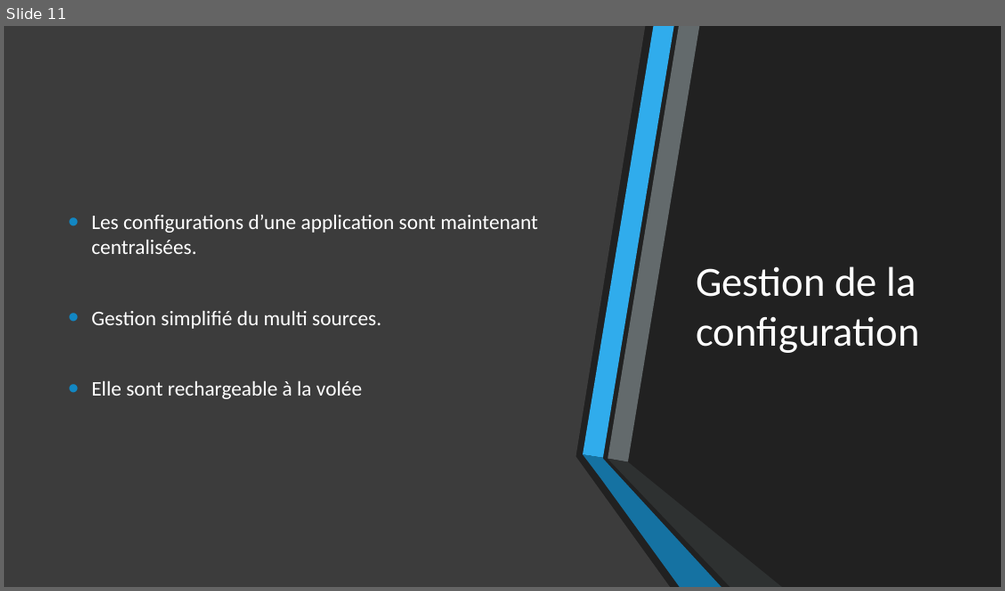
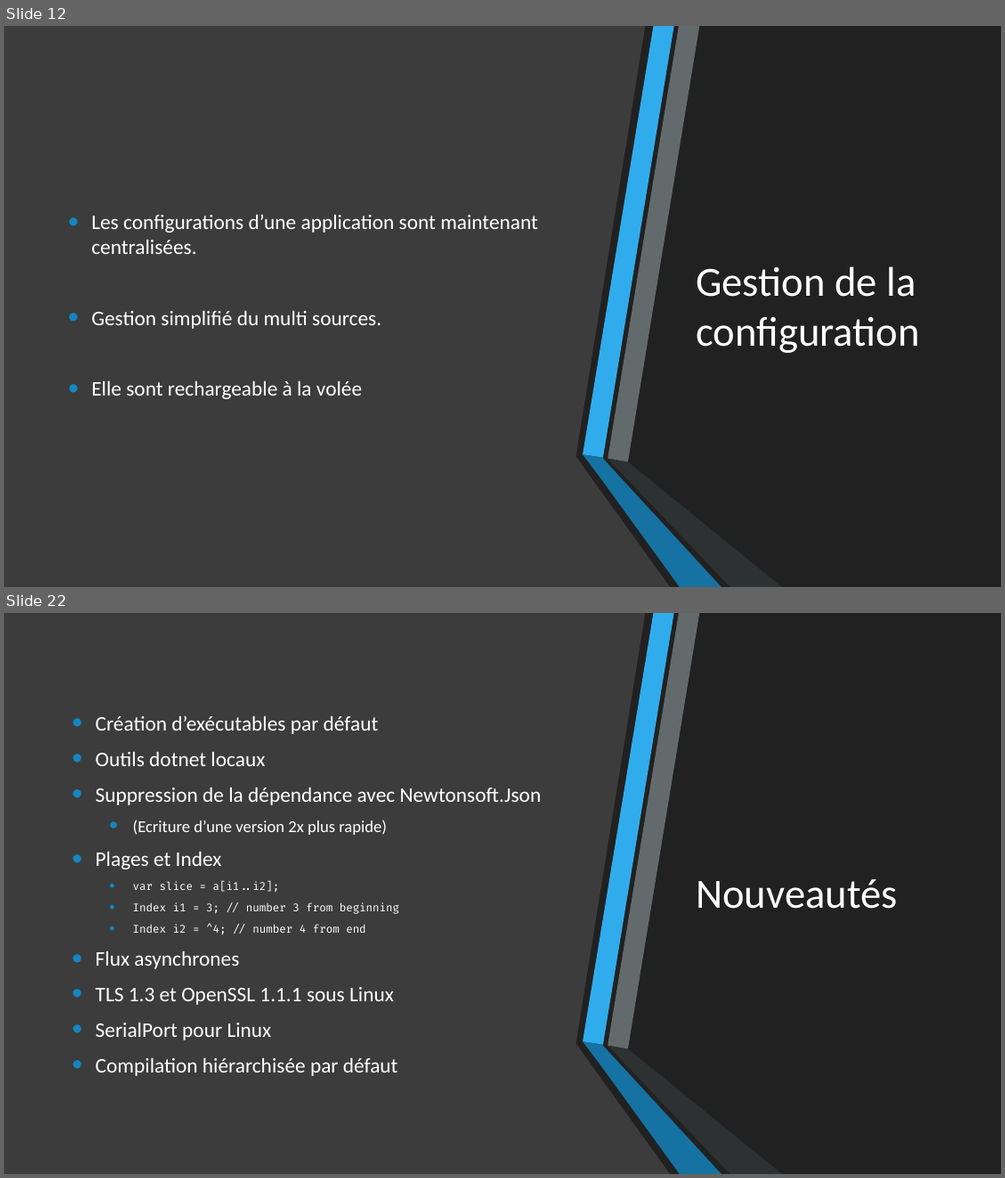
Before and after one commit to 74nu5/Meetup-MUG.net-05-02-2019, a slide deck: Présentation.pptx. Shown one above the other, each under a label of ours: slide 11 before the commit, slides 12 and 22 after it; the slides between them are not shown. The pictures are 1005x591 and 1005x1178 pixels, drawn with LibreOffice and Linux fonts; fonts in the diff are those of the drawing. Boxes give left, top, right and bottom in pixels: in the first picture for what was removed or moved away, otherwise in the second. Text is boxed around its words. In the diff, an @@ line names an element or a change of style, - is before the commit and + after.

```diff
--- a/Présentation.pptx
+++ b/Présentation.pptx
@@ slide 22 added at (4, 613, 1001, 1174), background #212121; not listed: 6 template elements that a slide beside it also shows @@
@@ rectangle added at (4, 613, 1001, 1174), fill #212121 @@
@@ freeform shape added at (4, 613, 671, 1174), fill #404040 at 90% opacity @@
@@ freeform shape added at (582, 613, 674, 1045), fill #30ACEC @@
@@ freeform shape added at (607, 613, 699, 1049), fill #636A6C @@
@@ text added at (96, 715, 542, 1076), 20 pt, text #FFFFFF @@
+• Création d’exécutables par défaut
+• Outils dotnet locaux
+• Suppression de la dépendance avec Newtonsoft.Json
+  • (Ecriture d’une version 2x plus rapide)
+• Plages et Index
+  • var slice = a[i1..i2];
+  • Index i1 = 3; // number 3 from beginning
+  • Index i2 = ^4; // number 4 from end
+• Flux asynchrones
+• TLS 1.3 et OpenSSL 1.1.1 sous Linux
+• SerialPort pour Linux
+• Compilation hiérarchisée par défaut
@@ title added at (696, 879, 897, 908), 40 pt, text #FFFFFF @@
+Nouveautés
@@ freeform shape added at (582, 1041, 721, 1174), fill #1287C3 at 80% opacity @@
@@ freeform shape added at (607, 1046, 782, 1174), fill #323536 at 80% opacity @@
@@ what was slide 11 is now slide 12 @@
```
Also in this commit, not shown: 1 slide changed, 10 other slides added.
